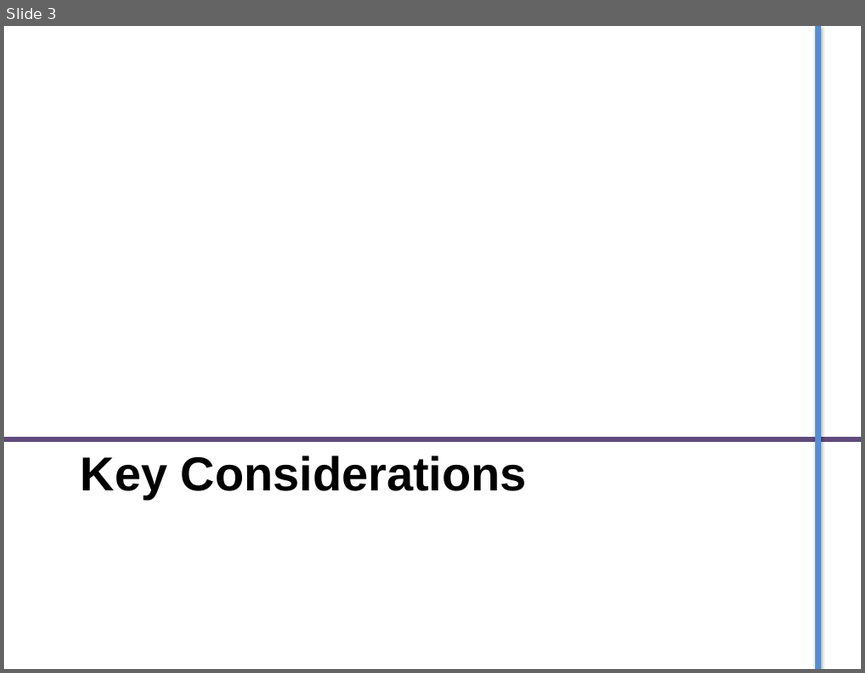
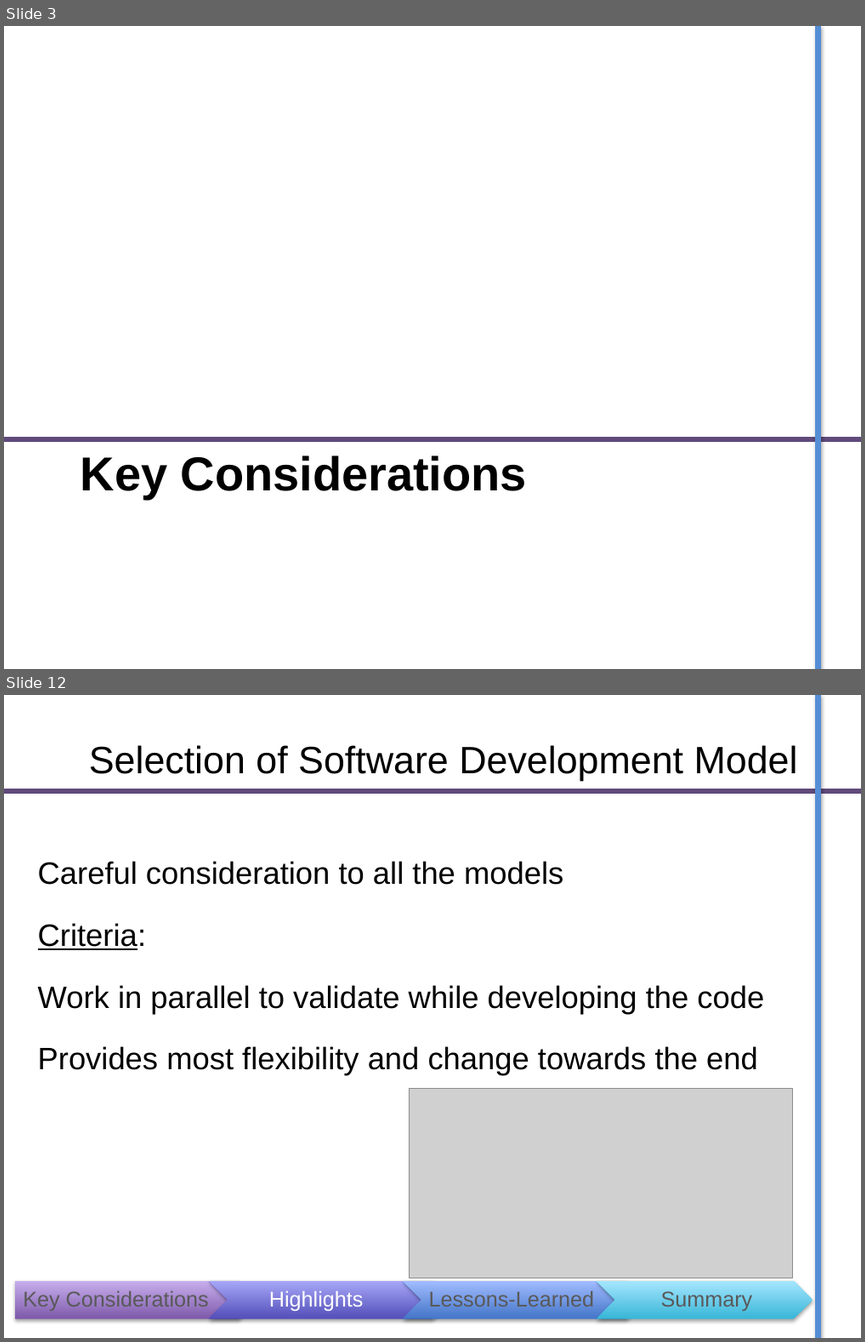
Before and after one commit to GP-Genie-Team/GPGenie, a slide deck: ProjectDoc/Project PPT.pptx. Shown one above the other, each under a label of ours: slide 3 before the commit, slides 3 and 12 after it; the slides between them are not shown. The pictures are 865x673 and 865x1342 pixels, drawn with LibreOffice and Linux fonts; fonts in the diff are those of the drawing; grey boxes stand for pictures. Boxes give left, top, right and bottom in pixels: in the first picture for what was removed or moved away, otherwise in the second. Text is boxed around its words. In the diff, an @@ line names an element or a change of style, - is before the commit and + after.

```diff
--- a/ProjectDoc/Project PPT.pptx
+++ b/ProjectDoc/Project PPT.pptx
@@ slide 12 added at bbox=[4, 695, 861, 1338], background #FFFFFF; not listed: 1 template element that a slide beside it also shows @@
@@ title added at bbox=[89, 745, 798, 781], 32 pt, text #000000 @@
+Selection of Software Development Model
@@ line added from (4, 791) to (861, 791), #604A7B 4.5 pt @@
@@ text added at bbox=[38, 861, 764, 1076], 26 pt, text #000000 @@
+Careful consideration to all the models
+Criteria:
+Work in parallel to validate while developing the code
+Provides most flexibility and change towards the end
@@ picture added at bbox=[409, 1089, 792, 1277] @@
@@ pentagon arrow added at bbox=[14, 1280, 256, 1318], fill gradient #7F5BAB to #C8B0ED @@
@@ chevron added at bbox=[209, 1280, 451, 1318], fill gradient #544FBA to #AAA7F8 @@
@@ chevron added at bbox=[403, 1280, 645, 1318], fill gradient #4476C9 to #A4BDFF @@
@@ chevron added at bbox=[596, 1280, 812, 1318], fill gradient #39B7D8 to #A7E6FF @@
@@ text added at bbox=[23, 1291, 209, 1310], 18 pt, text #595959 @@
+Key Considerations
@@ text added at bbox=[269, 1291, 364, 1311], 18 pt, text #FFFFFF @@
+Highlights
@@ text added at bbox=[429, 1291, 595, 1306], 18 pt, text #595959 @@
+Lessons-Learned
@@ text added at bbox=[661, 1291, 753, 1310], 18 pt, text #595959 @@
+Summary
```
Also in this commit, not shown: 21 other slides added, 1 slide removed, 1 other file.
